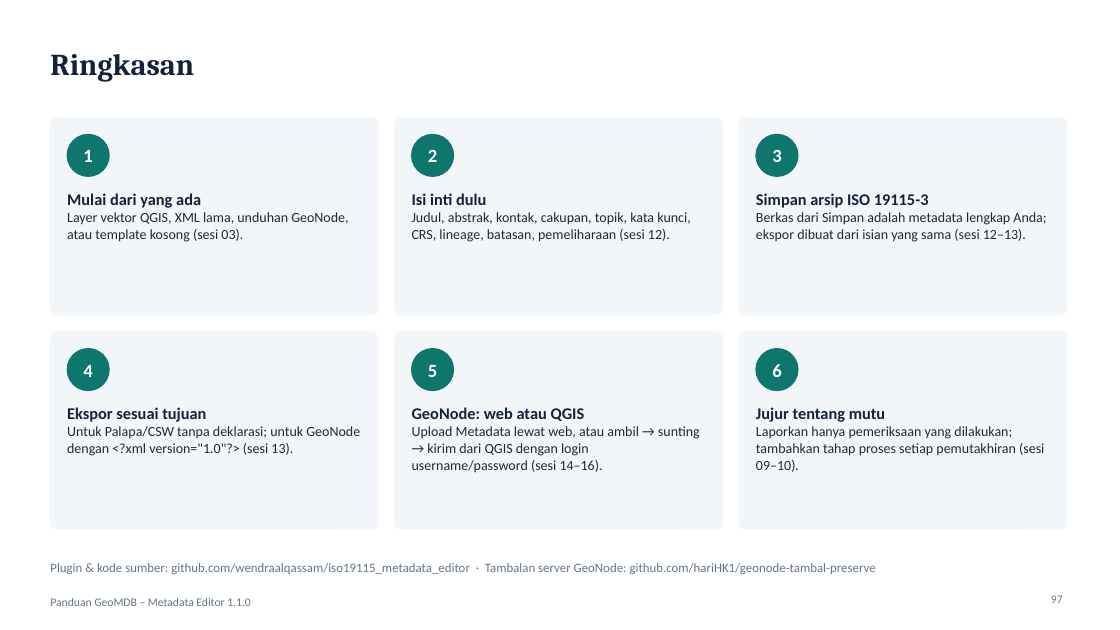
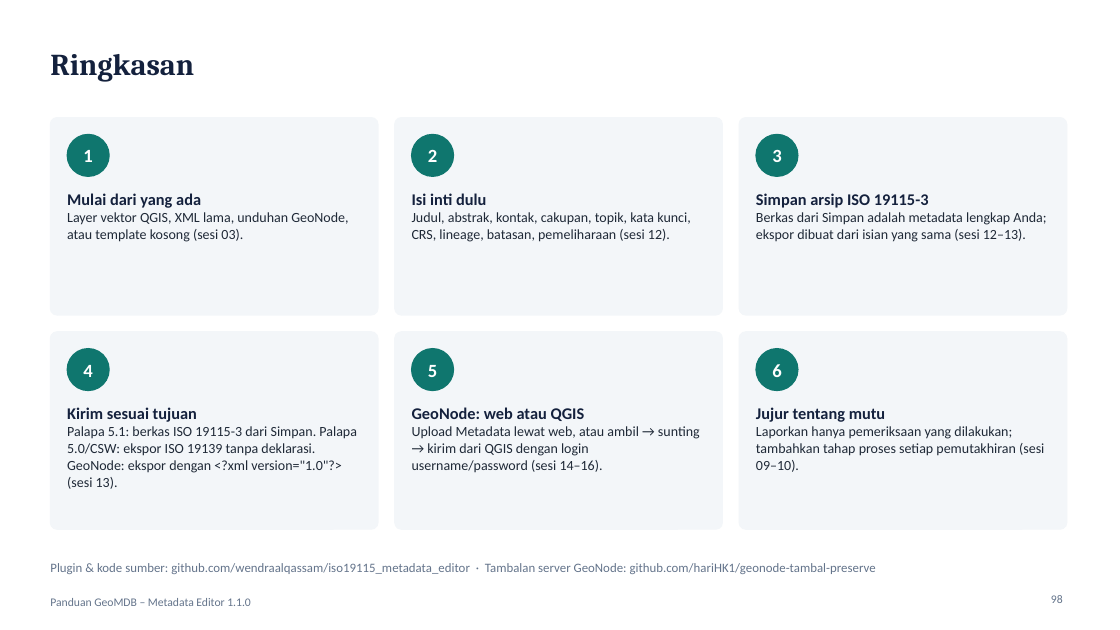
Before and after one commit to wendraalqassam/iso19115_metadata_editor, a slide deck: slide 98 of docs/Panduan-GeoMDB-Metadata-Editor.pptx (slide 97 before the commit). Drawn at 1120x630 pixels with LibreOffice and Linux fonts; fonts in the diff are those of the drawing. Boxes give left, top, right and bottom in pixels: in the first picture for what was removed or moved away, otherwise in the second. Text is boxed around its words. In the diff, an @@ line names an element or a change of style, - is before the commit and + after.

Commit message:
Guide and README: Palapa 5.1 accepts ISO 19115-3, Palapa 5.0 does not
Palapa 5.1 takes the ISO 19115-3 file written by Save (no XML declaration), so content without an
ISO 19139 equivalent reaches the portal; Palapa 5.0 still needs the ISO 19139 "Untuk Palapa / CSW"
export. The deck gains a "Palapa 5.0 dan 5.1" slide in session 13 (98 slides) and the export table,
special conditions, case study A, troubleshooting, FAQ, overview and summary slides are updated.

```diff
--- a/docs/Panduan-GeoMDB-Metadata-Editor.pptx
+++ b/docs/Panduan-GeoMDB-Metadata-Editor.pptx
@@ text at (67, 407, 357, 489): text changed @@
-Ekspor sesuai tujuan
-Untuk Palapa/CSW tanpa deklarasi; untuk GeoNode dengan <?xml version="1.0"?> (sesi 13).
+Kirim sesuai tujuan
+Palapa 5.1: berkas ISO 19115-3 dari Simpan. Palapa 5.0/CSW: ekspor ISO 19139 tanpa deklarasi. GeoNode: ekspor dengan <?xml version="1.0"?> (sesi 13).
@@ page number at (1051, 595, 1063, 603): text changed @@
-97
+98
```
Also in this commit, not shown: 12 other slides changed, 1 slide added, 1 other file.
